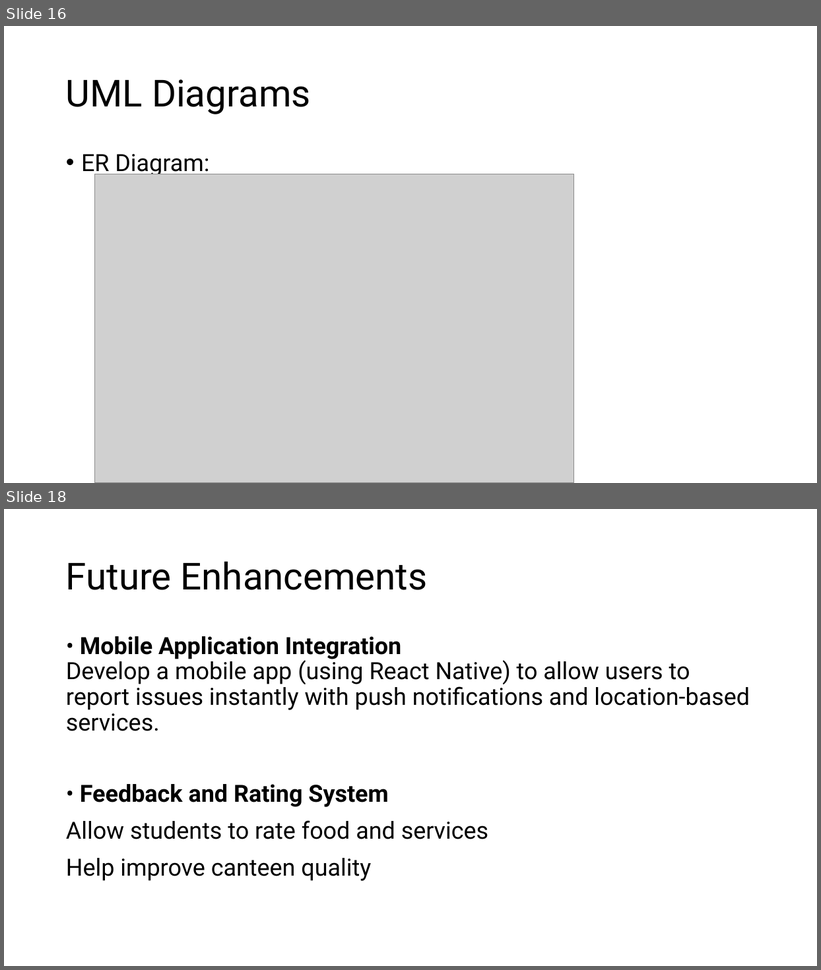
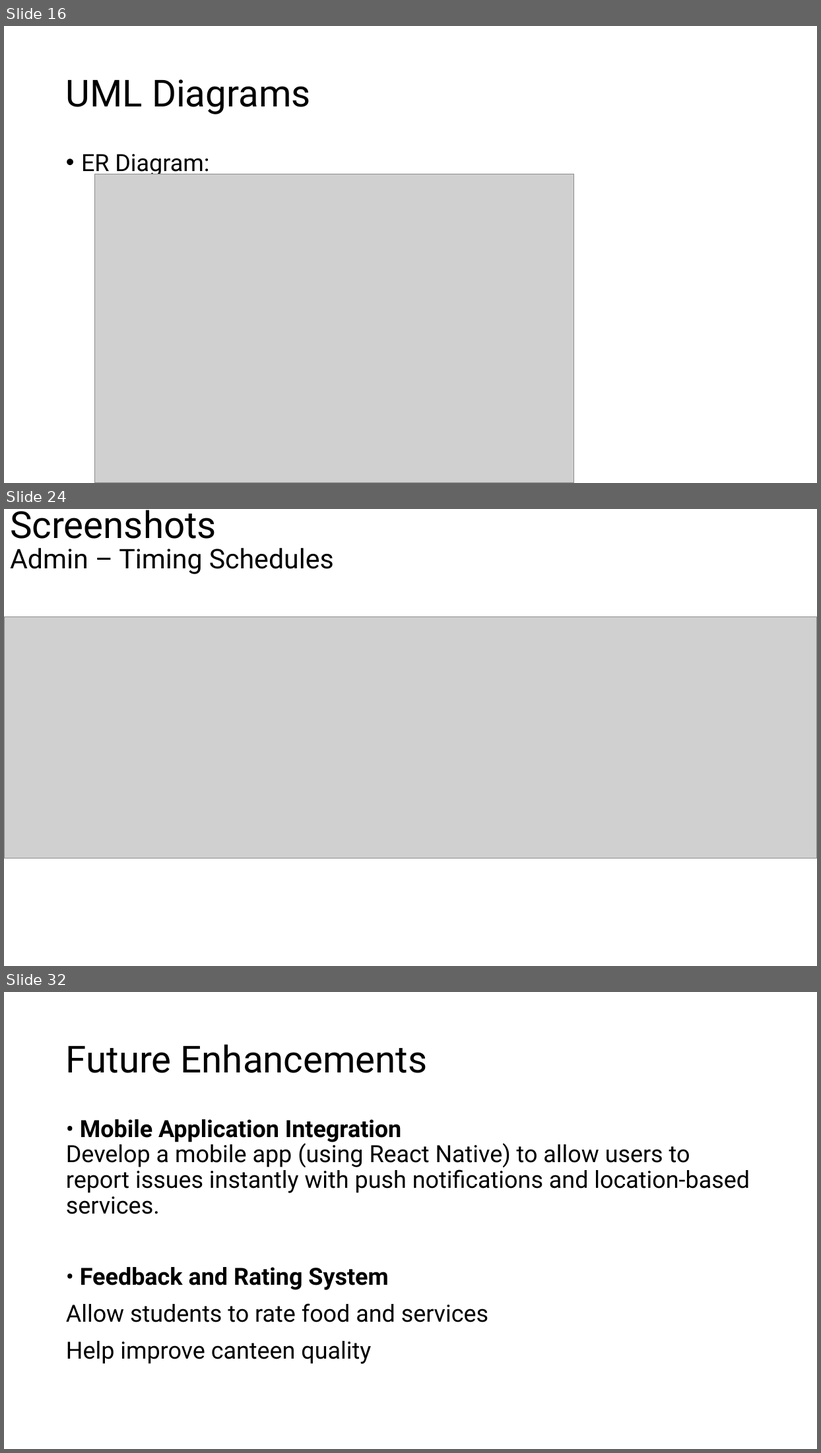
Before and after one commit to Lumineskz/project-ii-main, a slide deck: Slides/mid defense.pptx. Shown one above the other, each under a label of ours: slides 16 and 18 before the commit, slides 16, 24 and 32 after it; the slides between them are not shown. The pictures are 821x970 and 821x1453 pixels, drawn with LibreOffice and Linux fonts; fonts in the diff are those of the drawing; grey boxes stand for pictures. Boxes give left, top, right and bottom in pixels: in the first picture for what was removed or moved away, otherwise in the second. Text is boxed around its words. In the diff, an @@ line names an element or a change of style, - is before the commit and + after.

```diff
--- a/Slides/mid defense.pptx
+++ b/Slides/mid defense.pptx
@@ slide 24 added at (4,509,817,966), background #FFFFFF @@
@@ title added at (10,510,217,539), 44 pt, text #000000 @@
+Screenshots
@@ text added at (10,548,334,574), 32 pt, text #000000 @@
+Admin – Timing Schedules
@@ picture added at (4,617,817,859) @@
@@ what was slide 18 is now slide 32 @@
```
Also in this commit, not shown: 1 slide changed, 13 other slides added, 7 other files.
